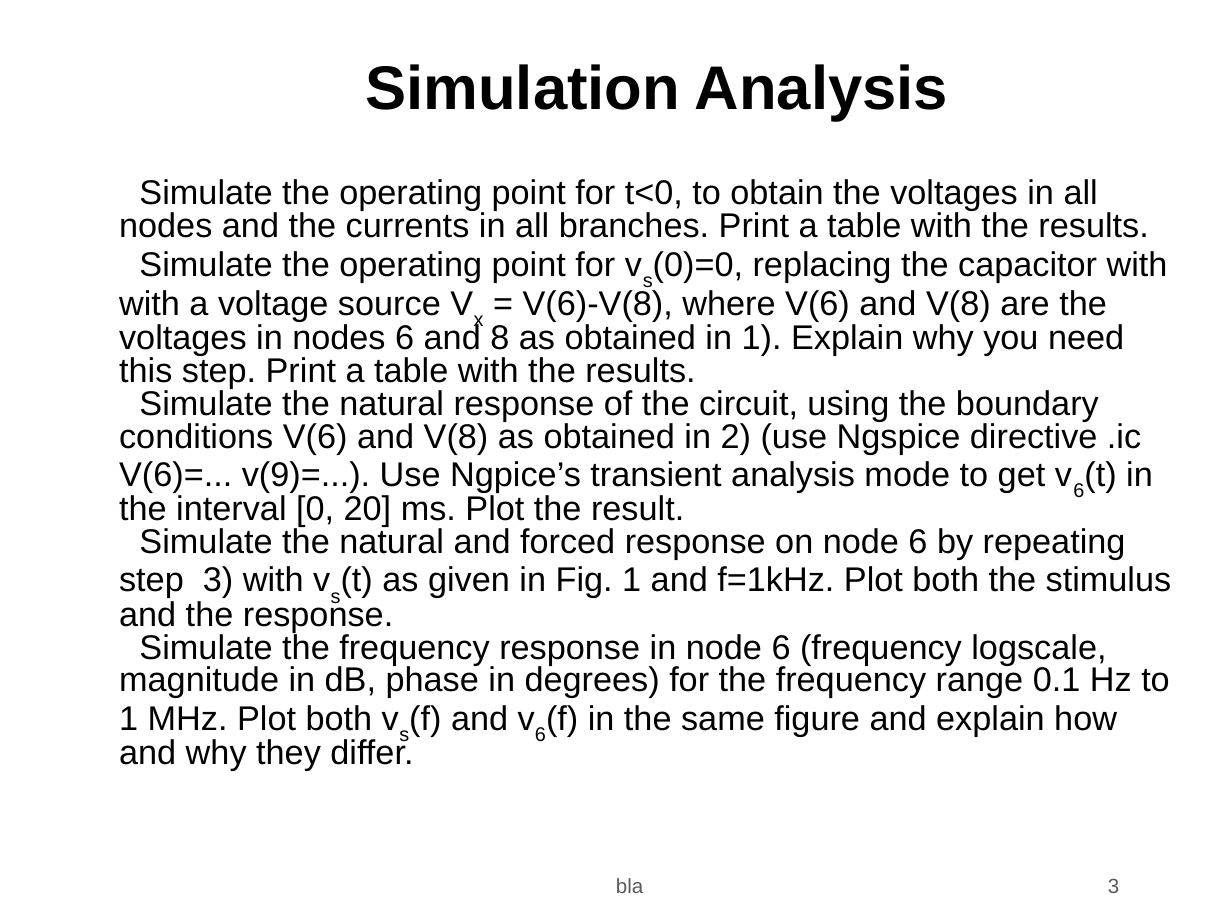
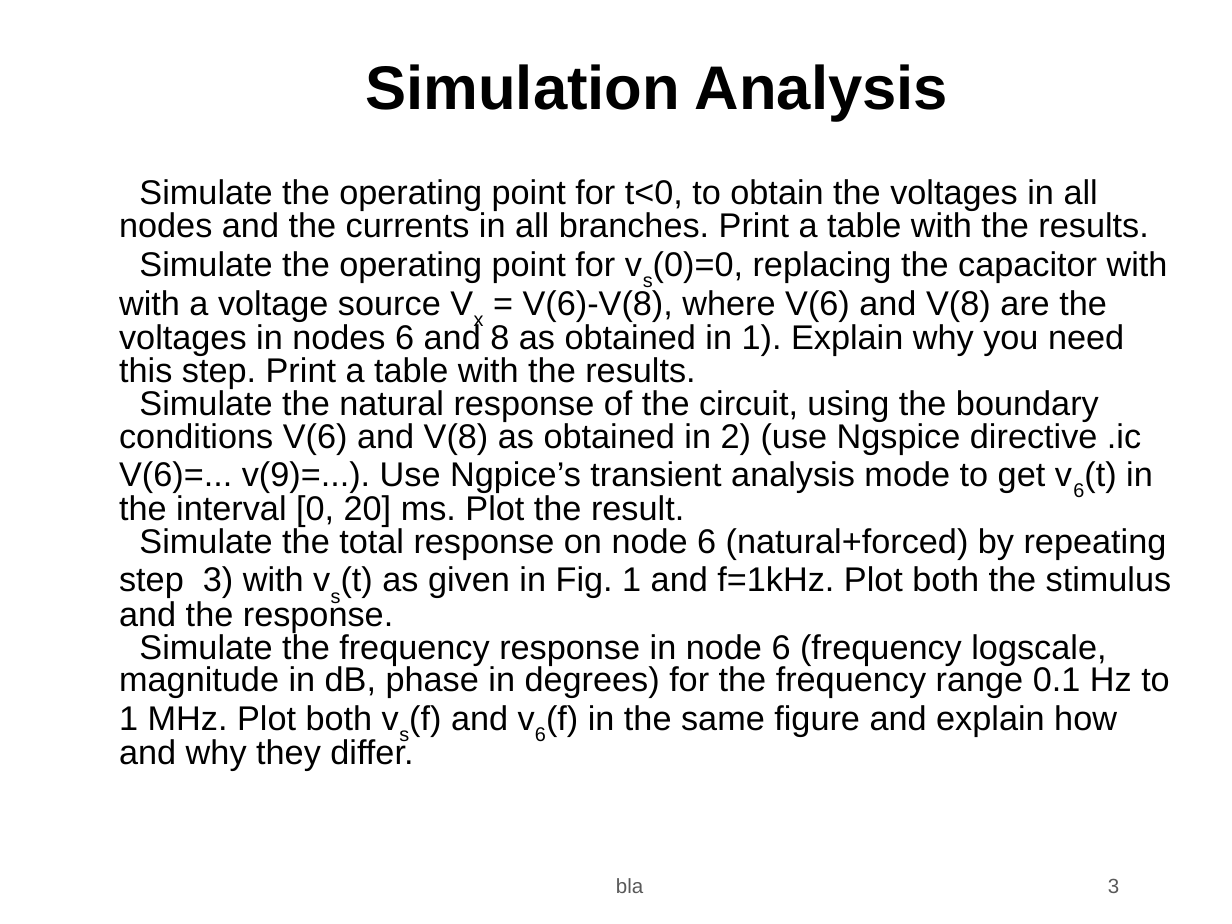
Before and after one commit to franfrancisco9/TCFE, a slide deck: slide 3 of T2/doc/t2.odp. Drawn at 1232x924 pixels with LibreOffice and Linux fonts; fonts in the diff are those of the drawing; background and template pictures are left out. Boxes give left, top, right and bottom in pixels: in the first picture for what was removed or moved away, otherwise in the second. Text is boxed around its words. In the diff, an @@ line names an element or a change of style, - is before the commit and + after.

Commit message:
simulation final

```diff
--- a/T2/doc/t2.odp
+++ b/T2/doc/t2.odp
@@ text at (119,526,1172,632): text changed @@
-4) Simulate the natural and forced response on node 6 by repeating step 3) with vs(t) as given in Fig. 1 and f=1kHz. Plot both the stimulus and the response.
+4) Simulate the total response on node 6 (natural+forced) by repeating step 3) with vs(t) as given in Fig. 1 and f=1kHz. Plot both the stimulus and the response.
```
Also in this commit, not shown: 9 other files.
